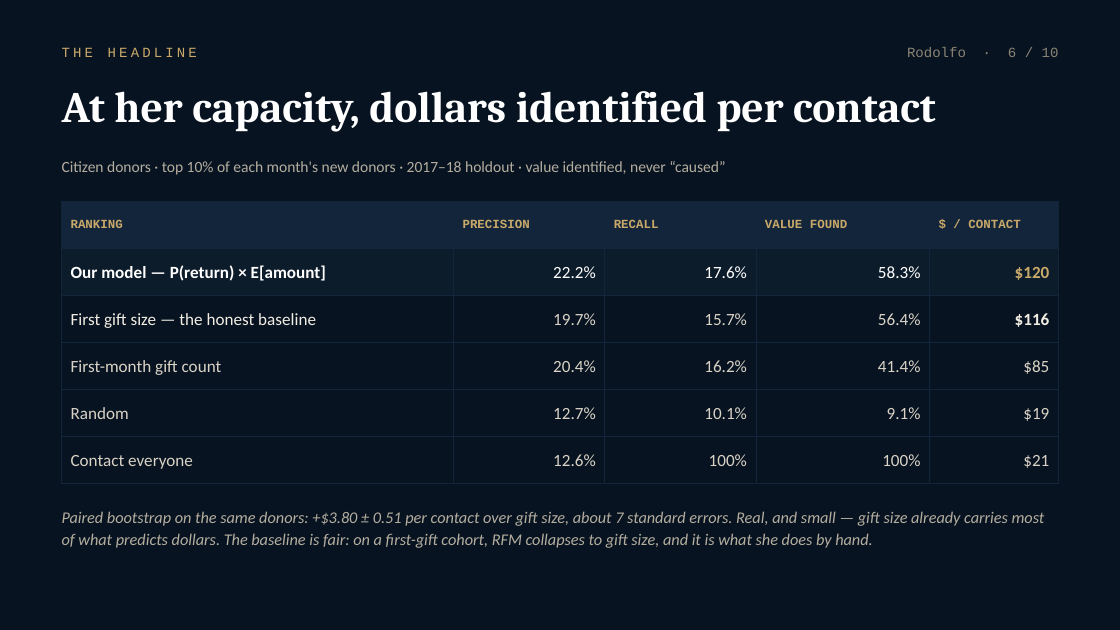
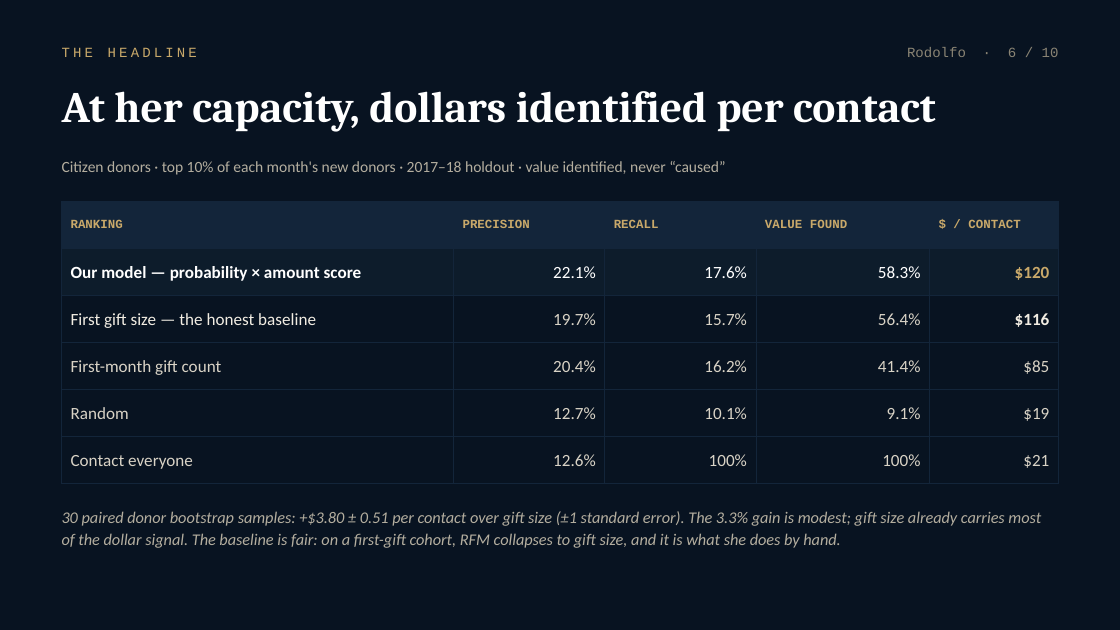
Before and after one commit to bakulbadwal/gbus8496-project, a slide deck: slide 6 of docs/slides/Group11_deck.pptx. Drawn at 1120x630 pixels with LibreOffice and Linux fonts; fonts in the diff are those of the drawing. Boxes give left, top, right and bottom in pixels: in the first picture for what was removed or moved away, otherwise in the second. Text is boxed around its words. In the diff, an @@ line names an element or a change of style, - is before the commit and + after.

Commit message:
Align evaluation with dollar ranking and complete error-analysis slides

```diff
--- a/docs/slides/Group11_deck.pptx
+++ b/docs/slides/Group11_deck.pptx
@@ table at (62, 202, 1058, 473) @@
-row 2, column 1: Our model — P(return) × E[amount]
+row 2, column 1: Our model — probability × amount score
-row 2, column 2: 22.2%
+row 2, column 2: 22.1%
@@ text at (62, 511, 1041, 548): text changed @@
-Paired bootstrap on the same donors: +$3.80 ± 0.51 per contact over gift size, about 7 standard errors. Real, and small — gift size already carries most of what predicts dollars. The baseline is fair: on a first-gift cohort, RFM collapses to gift size, and it is what she does by hand.
+30 paired donor bootstrap samples: +$3.80 ± 0.51 per contact over gift size (±1 standard error). The 3.3% gain is modest; gift size already carries most of the dollar signal. The baseline is fair: on a first-gift cohort, RFM collapses to gift size, and it is what she does by hand.
```
Also in this commit, not shown: 3 other slides changed, 1 slide added, 1 slide removed, 20 other files.
